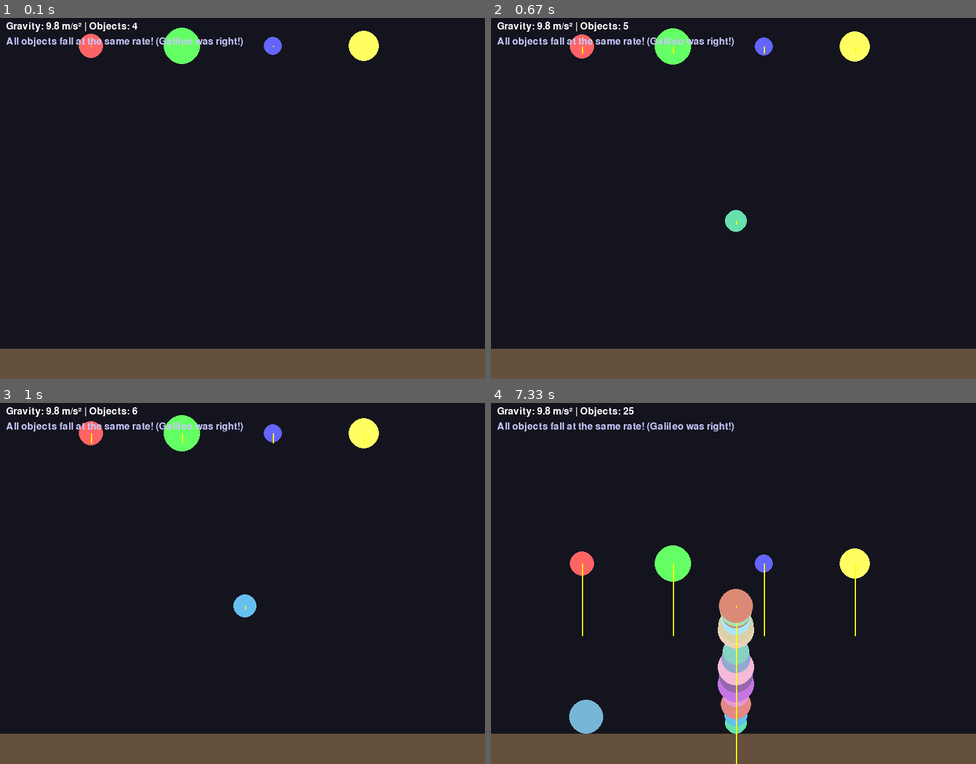
Above: before the commit, frames 1-4 (two rows, left to right).
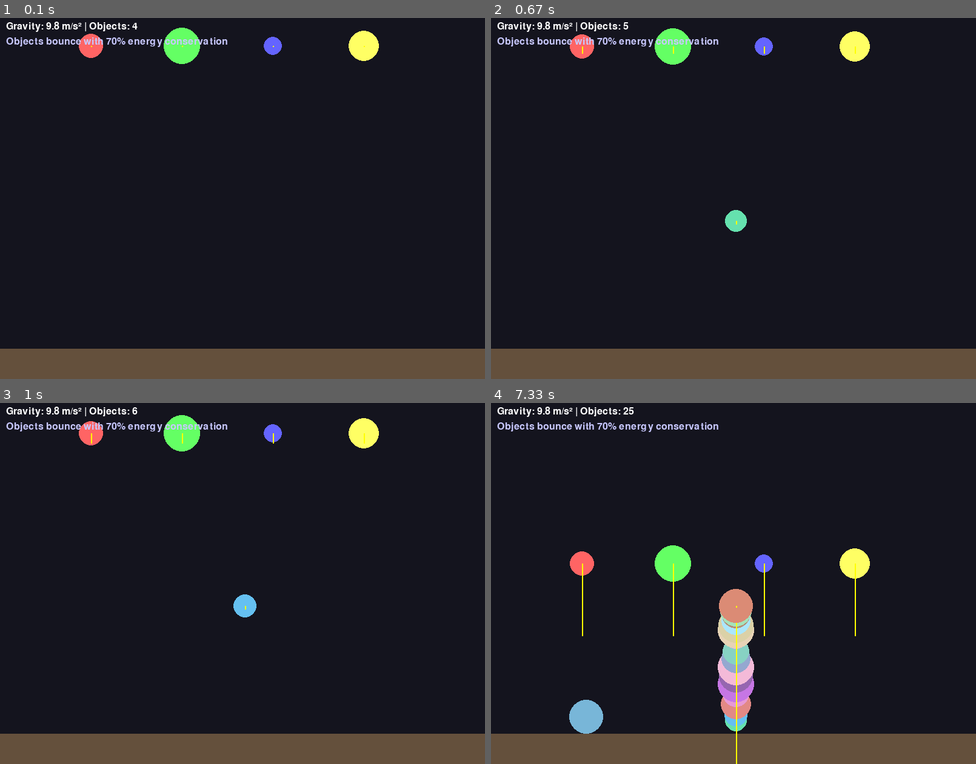
Above: after the commit, the same moments.

Repository: bruno767/Pygame-CBL-Project
Game: pygame game, started from challenges/challenge_1_3_gravity_simulator.py
The game is run twice, just before and just after one commit, with the same random seed, the same clock (stepped at 60 frames per second) and the same inputs.
Inputs (mouse positions are in pixels of both pictures, inside the frame that each line leads up to):
- Up to frame 1 (0.1 s): no input
- Up to frame 2 (0.67 s): press the mouse at (733, 220) at 0.37 s; move the mouse to (675, 209) at 0.47 s; release the mouse at (617, 202) at 0.6 s
- Up to frame 3 (1 s): press the mouse at (242, 605) at 0.7 s; move the mouse to (329, 659) at 0.8 s; release the mouse at (421, 709) at 0.93 s
- Up to frame 4 (7.33 s): press the mouse at (733, 605) at 1.03 s; move the mouse to (646, 590) at 1.13 s; release the mouse at (558, 572) at 1.27 s; press the mouse at (733, 605) at 1.37 s; move the mouse to (825, 662) at 1.47 s; release the mouse at (917, 720) at 1.6 s; press the mouse at (733, 605) at 1.7 s; move the mouse to (796, 576) at 1.8 s; release the mouse at (859, 551) at 1.93 s; press the mouse at (733, 605) at 2.03 s; move the mouse to (655, 612) at 2.13 s; release the mouse at (578, 619) at 2.27 s; press the mouse at (733, 605) at 2.37 s; move the mouse to (660, 532) at 2.47 s; release the mouse at (588, 460) at 2.6 s; press the mouse at (733, 605) at 2.7 s; move the mouse to (665, 583) at 2.8 s; release the mouse at (592, 558) at 2.93 s; press the mouse at (733, 605) at 3.03 s; move the mouse to (801, 612) at 3.13 s; release the mouse at (864, 619) at 3.27 s; click (588, 717) at 3.42 s; press the mouse at (733, 605) at 3.87 s; move the mouse to (675, 547) at 3.97 s; release the mouse at (617, 486) at 4.1 s; press the mouse at (733, 605) at 4.2 s; move the mouse to (806, 608) at 4.3 s; release the mouse at (874, 612) at 4.43 s; press the mouse at (733, 605) at 4.53 s; move the mouse to (752, 565) at 4.63 s; release the mouse at (767, 525) at 4.77 s; press the mouse at (733, 605) at 4.87 s; move the mouse to (811, 554) at 4.97 s; release the mouse at (888, 500) at 5.1 s; press the mouse at (733, 605) at 5.2 s; move the mouse to (709, 648) at 5.3 s; release the mouse at (685, 691) at 5.43 s; press the mouse at (733, 605) at 5.53 s; move the mouse to (772, 659) at 5.63 s; release the mouse at (806, 709) at 5.77 s; press the mouse at (733, 605) at 5.87 s; move the mouse to (777, 648) at 5.97 s; release the mouse at (820, 691) at 6.1 s; press the mouse at (733, 605) at 6.2 s; move the mouse to (718, 634) at 6.3 s; release the mouse at (704, 662) at 6.43 s; press the mouse at (733, 605) at 6.53 s; move the mouse to (825, 644) at 6.63 s; release the mouse at (912, 688) at 6.77 s; press the mouse at (733, 605) at 6.87 s; move the mouse to (646, 608) at 6.97 s; release the mouse at (558, 608) at 7.1 s; press the mouse at (733, 605) at 7.2 s; move the mouse to (699, 619) at 7.3 s

The runs differ from the first frame. In frame 1, 0.6% of the frame differs, in the area x 1-51%, y 5-9%; in frame 2, 0.6%; in frame 3, 0.6%; in frame 4, 0.7%, in the area x 1-53%, y 5-92%.

Commit message:
adding bouncing to the balls

Diff:
--- a/challenges/challenge_1_3_gravity_simulator.py
+++ b/challenges/challenge_1_3_gravity_simulator.py
@@ -31,6 +31,9 @@
 PIXELS_PER_METER = 50  # Scale: 50 pixels = 1 meter
 GRAVITY_PIXELS = GRAVITY * PIXELS_PER_METER / 60  # Convert to pixels per frame (at 60 FPS)
 
+# Bounce damping constant - ADDED THIS
+BOUNCE_DAMPING = 0.7  # Energy lost on bounce (0.7 = keeps 70% of velocity)
+
 screen = pygame.display.set_mode((WINDOW_WIDTH, WINDOW_HEIGHT))
 pygame.display.set_caption("Challenge 1.3: Gravity Simulator!")
 
@@ -49,6 +52,9 @@
         # Track if object has hit ground
         self.on_ground = False
 
+        # Track bounce count - ADDED THIS
+        self.bounce_count = 0
+
     def update(self, delta_time):
         """Update object's position based on physics"""
         if not self.on_ground:
@@ -62,10 +68,22 @@
             # Check if hit ground
             ground_y = WINDOW_HEIGHT - GROUND_HEIGHT
             if self.y + self.radius >= ground_y:
-                self.y = ground_y - self.radius
-                self.on_ground = True
-                self.velocity_y = 0
-                print(f"🛬 Object landed! Final velocity: {self.velocity_y:.2f} px/frame")
+                # ADDED BOUNCE PHYSICS
+                if self.bounce_count < 3 and abs(self.velocity_y) > 2:  # Bounce up to 3 times
+                    # Reverse velocity and apply damping
+                    self.velocity_y = -self.velocity_y * BOUNCE_DAMPING
+                    self.bounce_count += 1
+                    self.y = ground_y - self.radius  # Keep above ground
+                    print(f"🔴 Bounce #{self.bounce_count}! Velocity: {self.velocity_y:.2f}")
+                else:
+                    # Final landing
+                    self.y = ground_y - self.radius
+                    self.on_ground = True
+                    self.velocity_y = 0
+                    if self.bounce_count > 0:
+                        print(f"🛑 Object landed after {self.bounce_count} bounces")
+                    else:
+                        print(f"🛬 Object landed! Final velocity: {self.velocity_y:.2f} px/frame")
 
     def draw(self, surface):
         """Draw the object on the screen"""
@@ -90,6 +108,7 @@
 
 print("🌍 Gravity Simulator started!")
 print("💡 All objects fall with the same acceleration (g = 9.8 m/s²)")
+print("💥 Objects now bounce with damping coefficient:", BOUNCE_DAMPING)
 print("🖱️ Click to drop a new object!")
 
 # Game loop
@@ -137,7 +156,8 @@
                            True, (255, 255, 255))
     screen.blit(info_text, (10, 10))
 
-    physics_text = font.render("All objects fall at the same rate! (Galileo was right!)",
+    # Updated physics text - ADDED BOUNCE INFO
+    physics_text = font.render(f"Objects bounce with {BOUNCE_DAMPING*100:.0f}% energy conservation",
                               True, (200, 200, 255))
     screen.blit(physics_text, (10, 35))
 
@@ -152,15 +172,18 @@
 2. What would happen if we made gravity stronger? Weaker?
 3. How does delta_time make the simulation frame-rate independent?
 4. What's the difference between velocity and acceleration?
+5. How does bounce damping affect the number of bounces?
 
 🔬 Experiment Ideas:
 - Change GRAVITY to simulate different planets
+- Change BOUNCE_DAMPING to see different bounce behaviors
+- Make objects bounce more times by increasing the bounce count limit
 - Add air resistance (drag force)
-- Make objects bounce when they hit the ground
 - Add horizontal velocity for projectile motion
 - Simulate moon gravity (1.6 m/s²) or Jupiter gravity (24.8 m/s²)
 
 📚 Physics Connection:
 This demonstrates Galileo's famous experiment - all objects fall
 at the same rate regardless of mass (in a vacuum)!
+The bounce damping represents energy loss during collisions.
 """
